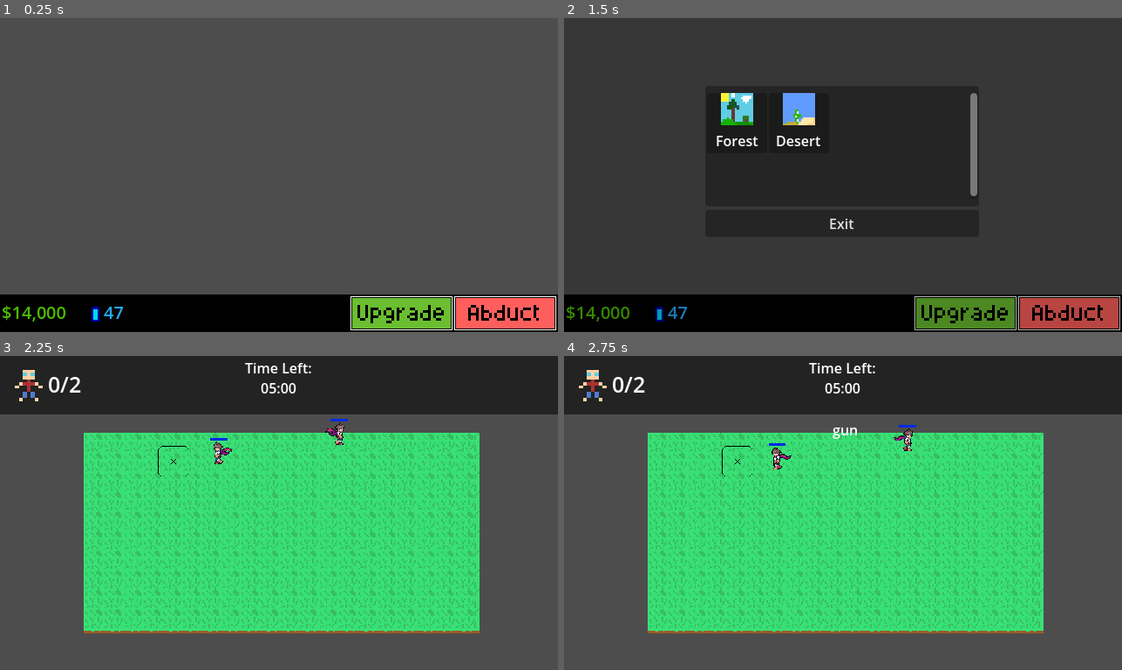
Above: before the commit, frames 1-4 (two rows, left to right).
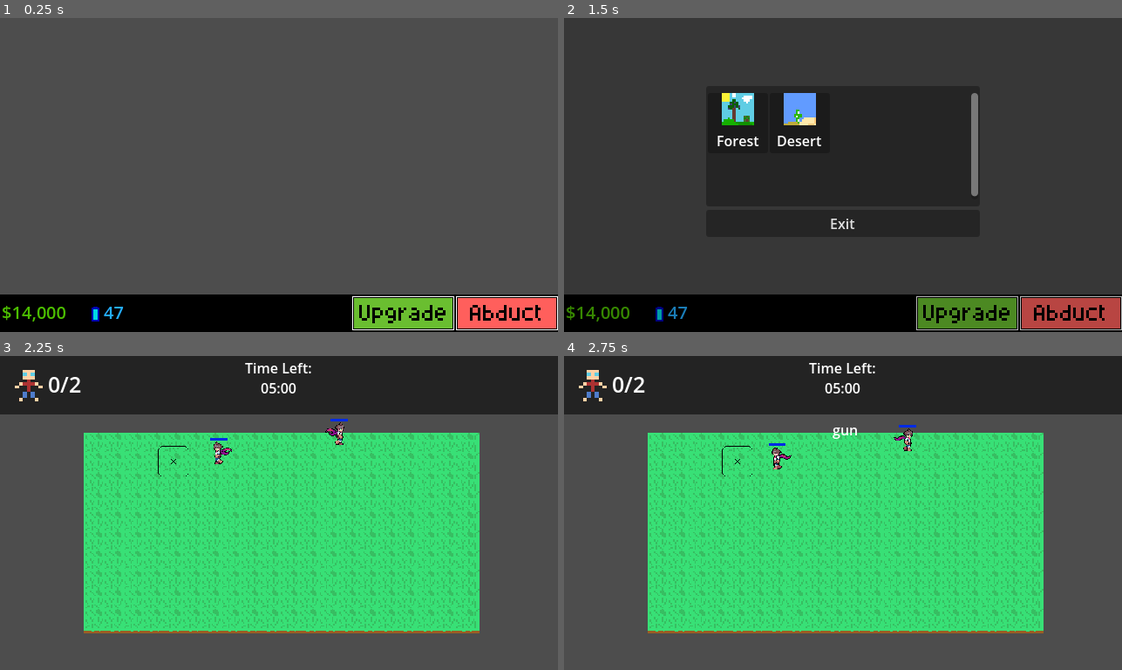
Above: after the commit, the same moments.

Repository: ottercorporationofficial-afk/Abduction
Game: Godot game, scene res://src/main.tscn
Same seed, same stepped clock (60 frames per second), same inputs: the game is played once before the commit and once after it.
Inputs (mouse positions are in pixels of both pictures, inside the frame that each line leads up to):
- Up to frame 1 (0.25 s): no input
- Up to frame 2 (1.5 s): click (1071, 313) at 0.5 s; click (965, 313) at 1.25 s
- Up to frame 3 (2.25 s): click (172, 459) at 2.02 s
- Up to frame 4 (2.75 s): no input

The runs differ from the first frame. In frame 1, 0.7% of the frame differs, in the area x 62-100%, y 88-100%; in frame 2, 1.3%, in the area x 27-100%, y 23-100%; in frame 3, nothing differs; in frame 4, nothing differs.

Commit message:
added level ending sending you back to the menargerie, stopped inputs from happening while a popup is up

Diff:
--- a/Levels/abduction.gd
+++ b/Levels/abduction.gd
@@ -3,7 +3,6 @@
 
 ## Popups
 const LEVEL_COMPLETE_POPUP = preload("uid://bsy763ic4lp8d")
-@onready var popup_manager: popup_manager = $CanvasLayer/PopupManager
 
 
 
@@ -36,6 +35,11 @@
 	#Input.set_mouse_mode(Input.MOUSE_MODE_HIDDEN)
 	weapon_manager.setup(WeaponStorage.data)
 	EventBus.abducted.connect(_on_being_abducted)
+
+
+	## Popup Instant Test
+	#end_round()
+
 
 func setup(level):
 	level_data = level
@@ -98,11 +102,16 @@
 		return false
 
 func end_round():
-	popup_manager.blocker.visible = true
+	## prevents getting blocked by blocker if popups instantly for any given reason
+	await get_tree().process_frame
+
 
 	var popup = LEVEL_COMPLETE_POPUP.instantiate()
 
-	popup_manager.add_popup(popup)
+	Globals.popups.add_popup(popup)
+
+	popup.setup(beings_abducted_amount,being_amount)
+
 
 func _on_being_abducted(being_data: Being):
 	beings_abducted_amount += 1
--- a/Levels/abduction.tscn
+++ b/Levels/abduction.tscn
@@ -7,9 +7,7 @@
 [ext_resource type="Script" uid="uid://bi44dgxvlg51o" path="res://Levels/camera_2d.gd" id="4_u04hb"]
 [ext_resource type="Shader" uid="uid://cxub8wgsep8a3" path="res://Levels/BeamShader.gdshader" id="5_b22j6"]
 [ext_resource type="Script" uid="uid://djj8ig5kpm6kl" path="res://Levels/Beam.gd" id="6_wda3c"]
-[ext_resource type="Script" uid="uid://bomdc4pesnf6d" path="res://src/Popups/popupmanager.gd" id="8_5lgol"]
 [ext_resource type="Script" uid="uid://bkh6quapeu1hm" path="res://Weapons/weapon_manager.gd" id="8_qj8jb"]
-[ext_resource type="Script" uid="uid://crt1s8huhkshj" path="res://src/blocker.gd" id="9_lhs0l"]
 
 [sub_resource type="ShaderMaterial" id="ShaderMaterial_wda3c"]
 shader = ExtResource("5_b22j6")
@@ -103,40 +101,6 @@
 grow_horizontal = 2
 horizontal_alignment = 1
 
-[node name="PopupManager" type="Control" parent="CanvasLayer" unique_id=497207767]
-z_index = 100
-layout_mode = 3
-anchors_preset = 0
-offset_right = 640.0
-offset_bottom = 360.0
-mouse_filter = 2
-script = ExtResource("8_5lgol")
-
-[node name="Blocker" type="Control" parent="CanvasLayer/PopupManager" unique_id=529440858]
-visible = false
-z_index = 100
-layout_mode = 1
-anchors_preset = 15
-anchor_right = 1.0
-anchor_bottom = 1.0
-grow_horizontal = 2
-grow_vertical = 2
-script = ExtResource("9_lhs0l")
-metadata/_edit_lock_ = true
-
-[node name="Darken" type="ColorRect" parent="CanvasLayer/PopupManager" unique_id=448113241]
-visible = false
-modulate = Color(0, 0, 0, 0.2784314)
-z_index = 100
-layout_mode = 1
-anchors_preset = 15
-anchor_right = 1.0
-anchor_bottom = 1.0
-grow_horizontal = 2
-grow_vertical = 2
-mouse_filter = 2
-metadata/_edit_lock_ = true
-
 [node name="Camera2D" type="Camera2D" parent="." unique_id=1984243342]
 position = Vector2(320, 151)
 zoom = Vector2(0.7, 0.7)
--- a/Levels/menagerie.tscn
+++ b/Levels/menagerie.tscn
@@ -1,8 +1,6 @@
 [gd_scene format=3 uid="uid://bvwm15ty43e7m"]
 
 [ext_resource type="Script" uid="uid://bc2yfcqawt5yg" path="res://src/UI/hud.gd" id="1_s5aol"]
-[ext_resource type="Script" uid="uid://bomdc4pesnf6d" path="res://src/Popups/popupmanager.gd" id="2_44ltq"]
-[ext_resource type="Script" uid="uid://crt1s8huhkshj" path="res://src/blocker.gd" id="3_ywpwj"]
 [ext_resource type="Texture2D" uid="uid://to5pd36xogsb" path="res://Art/Research.png" id="4_3piki"]
 [ext_resource type="Texture2D" uid="uid://dx1q78bf5lh2x" path="res://Art/AbductButton.png" id="5_sf3sn"]
 [ext_resource type="Texture2D" uid="uid://dpxnv1fy0ofmw" path="res://Art/UpgradeButton.png" id="6_4jk7j"]
@@ -12,48 +10,18 @@
 [node name="Hud" type="CanvasLayer" parent="." unique_id=1027659892]
 script = ExtResource("1_s5aol")
 
-[node name="PopupManager" type="Control" parent="Hud" unique_id=1333622888]
-z_index = 100
-layout_mode = 3
-anchors_preset = 0
-offset_right = 638.0
-offset_bottom = 360.0
-mouse_filter = 2
-script = ExtResource("2_44ltq")
-metadata/_edit_lock_ = true
-
-[node name="Blocker" type="Control" parent="Hud/PopupManager" unique_id=1814231561]
-visible = false
-z_index = 100
-anchors_preset = 0
-offset_right = 641.0
-offset_bottom = 360.0
-script = ExtResource("3_ywpwj")
-metadata/_edit_lock_ = true
-
-[node name="Darken" type="ColorRect" parent="Hud/PopupManager" unique_id=425396275]
-visible = false
-modulate = Color(0, 0, 0, 0.2784314)
-z_index = 100
-layout_mode = 0
-offset_right = 640.0
-offset_bottom = 360.0
-mouse_filter = 2
-metadata/_edit_lock_ = true
-
-[node name="BottomBar" type="ColorRect" parent="Hud/PopupManager" unique_id=544209376]
-layout_mode = 1
+[node name="BottomBar" type="ColorRect" parent="Hud" unique_id=544209376]
 anchors_preset = -1
 anchor_left = -0.0015576018
 anchor_top = 0.88055557
 anchor_right = 1.0015771
 anchor_bottom = 1.0
-offset_left = 0.99375
-offset_right = 0.9937744
+offset_left = 0.99686515
+offset_right = 0.9968872
 mouse_filter = 2
 color = Color(0, 0, 0, 1)
 
-[node name="Money" type="Label" parent="Hud/PopupManager/BottomBar" unique_id=2101065542]
+[node name="Money" type="Label" parent="Hud/BottomBar" unique_id=2101065542]
 layout_mode = 1
 anchors_preset = -1
 anchor_left = 0.003125
@@ -67,7 +35,7 @@
 text = "$14,000"
 vertical_alignment = 1
 
-[node name="Research" type="Label" parent="Hud/PopupManager/BottomBar" unique_id=473515085]
+[node name="Research" type="Label" parent="Hud/BottomBar" unique_id=473515085]
 layout_mode = 1
 anchors_preset = -1
 anchor_left = 0.1859375
@@ -81,13 +49,13 @@
 text = "47"
 vertical_alignment = 1
 
-[node name="Research2" type="Sprite2D" parent="Hud/PopupManager/BottomBar" unique_id=68116968]
+[node name="Research2" type="Sprite2D" parent="Hud/BottomBar" unique_id=68116968]
 modulate = Color(0, 1, 1, 1)
 position = Vector2(110, 20)
 scale = Vector2(1.75, 1.5625)
 texture = ExtResource("4_3piki")
 
-[node name="Abduct" type="TextureButton" parent="Hud/PopupManager/BottomBar" unique_id=1770205573]
+[node name="Abduct" type="TextureButton" parent="Hud/BottomBar" unique_id=1770205573]
 layout_mode = 1
 anchors_preset = -1
 anchor_left = 0.8729167
@@ -100,7 +68,7 @@
 offset_bottom = -1.6018524
 texture_normal = ExtResource("5_sf3sn")
 
-[node name="Upgrade" type="TextureButton" parent="Hud/PopupManager/BottomBar" unique_id=739499058]
+[node name="Upgrade" type="TextureButton" parent="Hud/BottomBar" unique_id=739499058]
 layout_mode = 1
 anchors_preset = -1
 anchor_left = 0.87447923
@@ -116,4 +84,4 @@
 [node name="Camera2D" type="Camera2D" parent="." unique_id=2062415228]
 position = Vector2(320, 180)
 
-[connection signal="pressed" from="Hud/PopupManager/BottomBar/Abduct" to="Hud" method="_on_abduct_pressed"]
+[connection signal="pressed" from="Hud/BottomBar/Abduct" to="Hud" method="_on_abduct_pressed"]
--- a/Weapons/weapon_manager.gd
+++ b/Weapons/weapon_manager.gd
@@ -50,6 +50,9 @@
 	_update_weapon()
 
 func _input(event: InputEvent) -> void:
+	if MouseBlocker.is_mouse_locked():
+		return
+
 	if event is InputEventMouseButton and event.pressed:
 		if event.button_index == MOUSE_BUTTON_LEFT:
 			shoot()
--- a/project.godot
+++ b/project.godot
@@ -27,6 +27,7 @@
 WeaponStorage="*uid://d2od8e2v6fvty"
 Weaponbehavior="*uid://dcf4eo0itowpe"
 EventBus="*uid://c2qfke7sy7vxe"
+MouseBlocker="*uid://dis0rd2jsmdv3"
 
 [display]
 
--- a/src/Popups/LevelCompletePopup.gd
+++ b/src/Popups/LevelCompletePopup.gd
@@ -1,6 +1,23 @@
 class_name Level_Complete
 extends SimplePopup
 
+@onready var progress_bar: ProgressBar = $PanelContainer/MarginContainer/VBoxContainer/GridContainer/ProgressBar
+
+var being_abducted_amount : int
+var being_amount : int
+
+
+func _ready() -> void:
+	being_abducted_amount = 0
+	being_amount = 0
+
+func setup(_being_abducted_amount: int, _being_amount: int):
+	being_abducted_amount = _being_abducted_amount
+	being_amount = _being_amount
+
+	progress_bar.value = being_abducted_amount
+	progress_bar.max_value = being_amount
 
 func _on_button_pressed() -> void:
+	SceneManager.load_scene("uid://bvwm15ty43e7m") # Menargerie
 	Globals.popups.remove_popup(self)
--- a/src/Popups/levelselection.gd
+++ b/src/Popups/levelselection.gd
@@ -6,7 +6,11 @@
 @onready var grid: GridContainer = $PanelContainer/MarginContainer/ScrollContainer/VBoxContainer/GridContainer
 
 
+var popup_ref
+
 func _ready() -> void:
+	popup_ref = self
+
 	var levels: Array = LevelStorage.data.duplicate()
 
 	for i in range(GameState.unlocked_levels):
@@ -19,7 +23,11 @@
 
 func _add_level(level):
 	var level_button = LEVEL_BUTTON_SCENE.instantiate()
+
 	grid.add_child(level_button)
+
+	level_button.popup_ref = popup_ref
+
 	level_button.setup(level)
 
 
--- a/src/Popups/popupmanager.gd
+++ b/src/Popups/popupmanager.gd
@@ -2,37 +2,31 @@
 extends Control
 
 @onready var darken: ColorRect = $Darken
-@onready var blocker: Control = $Blocker
 
 var stack: Array[Control] = []
 
 func _ready():
 	Globals.popups = self
 
-func has_popup() ->  bool:
+	darken.mouse_filter = Control.MOUSE_FILTER_IGNORE
+	darken.hide()
+
+
+func has_popup() -> bool:
 	return not stack.is_empty()
 
 
-func add_popup(popup) -> void:
-	popup.z_index = 100
-	# Reparent Safely
+func add_popup(popup: Control) -> void:
+	popup.z_index = 101
+
+	# Reparent safely
 	if popup.get_parent():
 		popup.get_parent().remove_child(popup)
 
 	add_child(popup)
 	stack.append(popup)
 
-	blocker.show()
-	move_child(blocker, get_child_count() - 2) # just below popup
-	move_child(popup, get_child_count() - 1)   # top
-
-
-
-	darken.show()
-
-
-
-
+	_update_layout()
 
 
 func remove_popup(popup: Control) -> void:
@@ -40,16 +34,22 @@
 		stack.erase(popup)
 
 	if popup.get_parent() == self:
-		remove_child(popup)
+		popup.queue_free()
 
-	#InputBlocker.unlock(popup)
+	_update_layout()
 
+
+func _update_layout():
 	if stack.is_empty():
-		blocker.hide()
+		MouseBlocker.unlock_mouse(self)
 		darken.hide()
-	else:
-		var top = stack.back()
-		move_child(blocker, top.get_index())
+		return
 
-func darken_screen():
+	MouseBlocker.lock_mouse(self)
 	darken.show()
+
+	var top_popup = stack.back()
+
+	# Ensure correct draw order
+	move_child(darken, get_child_count() - 2)
+	move_child(top_popup, get_child_count() - 1)
--- a/src/UI/level_button.gd
+++ b/src/UI/level_button.gd
@@ -8,6 +8,7 @@
 var level = Level
 var is_locked: bool = false
 
+var popup_ref
 
 
 
@@ -24,3 +25,4 @@
 
 func _on_button_pressed() -> void:
 	SceneManager.load_level(level)
+	Globals.popups.remove_popup(popup_ref)
--- a/src/globals.gd
+++ b/src/globals.gd
@@ -2,6 +2,11 @@
 
 var popups: popup_manager
 
+var ui_blocking := false ## block input on non canvas layer stuff
+
+func _unhandled_input(event):
+	if ui_blocking:
+		get_viewport().set_input_as_handled()
 
 func flash_text(label: RichTextLabel,duration := 2.0):
 
--- a/src/main.tscn
+++ b/src/main.tscn
@@ -1,8 +1,33 @@
 [gd_scene format=3 uid="uid://cfms84dt6c1pc"]
 
 [ext_resource type="Script" uid="uid://4akyte21j580" path="res://src/main.gd" id="1_5q4o7"]
+[ext_resource type="Script" uid="uid://bomdc4pesnf6d" path="res://src/Popups/popupmanager.gd" id="2_5q4o7"]
 
 [node name="Main" type="Node2D" unique_id=1237780417]
 script = ExtResource("1_5q4o7")
 
 [node name="SceneHolder" type="Node2D" parent="." unique_id=170321782]
+
+[node name="CanvasLayer" type="CanvasLayer" parent="." unique_id=112143546]
+layer = 9
+
+[node name="PopupManager" type="Control" parent="CanvasLayer" unique_id=1416951904]
+z_index = 100
+layout_mode = 3
+anchors_preset = 0
+offset_right = 640.0
+offset_bottom = 360.0
+mouse_filter = 2
+script = ExtResource("2_5q4o7")
+
+[node name="Darken" type="ColorRect" parent="CanvasLayer/PopupManager" unique_id=1836875924]
+visible = false
+modulate = Color(0, 0, 0, 0.2784314)
+z_index = 100
+layout_mode = 1
+anchors_preset = 15
+anchor_right = 1.0
+anchor_bottom = 1.0
+grow_horizontal = 2
+grow_vertical = 2
+metadata/_edit_lock_ = true
--- /dev/null
+++ b/src/mouse_blocker.gd
@@ -0,0 +1,26 @@
+extends CanvasLayer
+
+var mouse_blocker: Control
+
+var mouse_locks: Dictionary = {}
+
+func _ready() -> void:
+	layer = 8
+	mouse_blocker = Control.new()
+	add_child(mouse_blocker)
+	mouse_blocker.set_anchors_and_offsets_preset(Control.PRESET_FULL_RECT)
+	mouse_blocker.offset_left = -100
+	mouse_blocker.offset_right = 100
+	mouse_blocker.offset_top = -100
+	mouse_blocker.offset_bottom = 100
+	mouse_blocker.mouse_filter = Control.MOUSE_FILTER_STOP
+	mouse_blocker.hide()
+
+func lock_mouse(holder) -> void:
+	mouse_locks[holder] = true
+	mouse_blocker.show()
+func unlock_mouse(holder) -> void:
+	mouse_locks.erase(holder)
+	mouse_blocker.visible = not mouse_locks.is_empty()
+func is_mouse_locked() -> bool:
+	return not mouse_locks.is_empty()
Not shown, added: src/mouse_blocker.gd.uid
